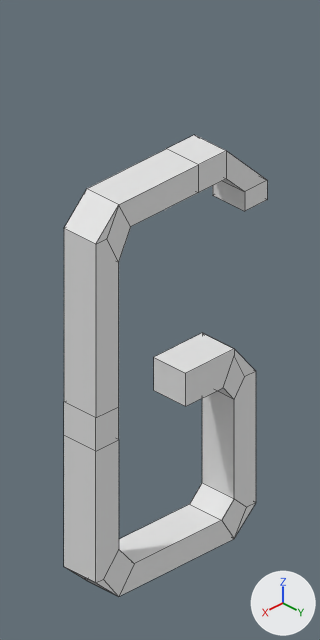
One commit to the Blender file walls.blend: the scene before it, then after it.
Rendered twice from the file's camera 'Camera'. Lighting does not change. The marker at lower right points along +X, +Y and +Z. Mesh edges are drawn as thin lines. The same objects are shown in both versions, whatever each file hides.

The first picture shows 'G'.
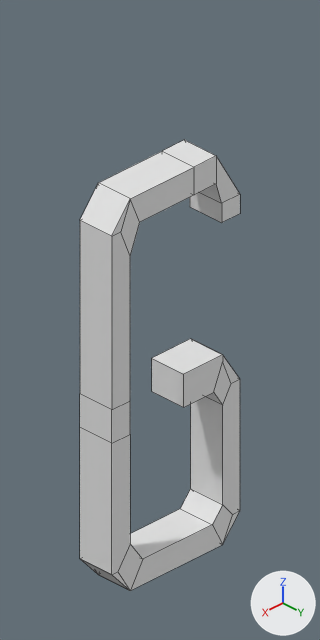
The change, as a list of edits to the scene's bpy script:
```text
Change me_cube_059:
    where me_cube_059.from_pydata(...)  # 88 vertices, 72 faces; spans x -1.14..1.0, y -1.0..1.0, z -1.0..1.0
    used by ob_g; location = (0.0, 0.0, 1.0); scale = (0.5, 0.1, 1.0)
    before: 0 (-1.14, -1.0, 0.74), 1 (-1.14, 1.0, 0.74) at pixel (267, 180), 2 (-0.86, -1.0, 0.74), 3 (-0.86, 1.0, 0.74) at pixel (244, 191), 84 (-0.86, -1.0, 0.65) at pixel (212, 195)
    before: 85 (-1.14, -1.0, 0.65), 86 (-1.14, 1.0, 0.65) at pixel (267, 199), 87 (-0.86, 1.0, 0.65) at pixel (244, 211)
    me_cube_059 part 1
    add for i in [*range(0, 4), *range(84, 88)]: me_cube_059.vertices[i].co += Vector((0.14, 0.0, 0.0))
Change ob_g:
    ob_g.scale: (0.5, 0.1, 1.0) -> (0.4, 0.1, 1.0)
```

Location of each change, [x1, y1, x2, y2] in pixels of the pictures (320 x 640 px; the box of a moved part takes in the faces that stretch with it):
'G', reshaped, rescaled (21% narrower): before [64, 135, 267, 596]; after [80, 140, 240, 591]
part 1 of me_cube_059, moved or reshaped: before [213, 151, 267, 211]; after [190, 156, 240, 223]
